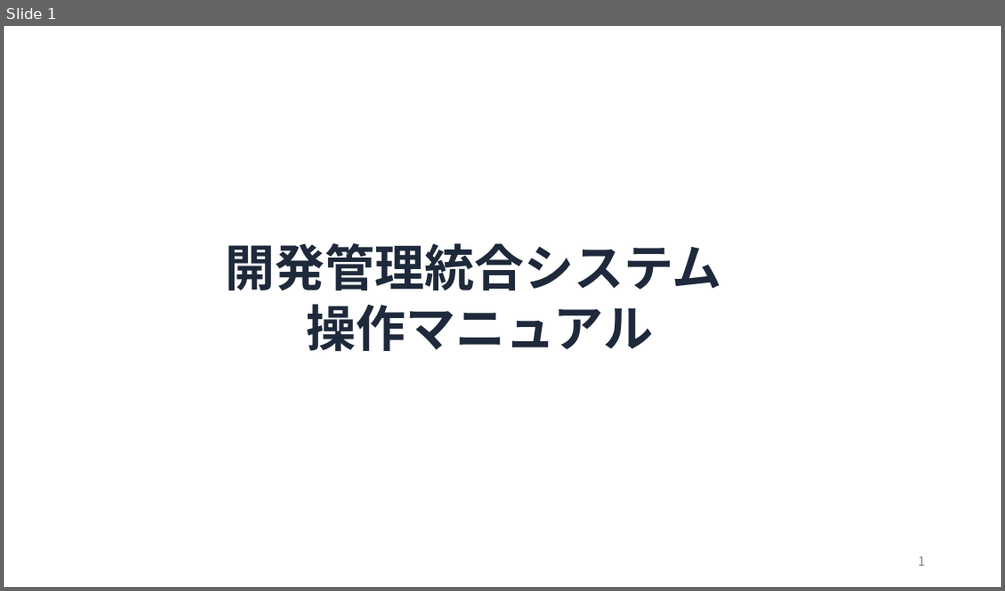
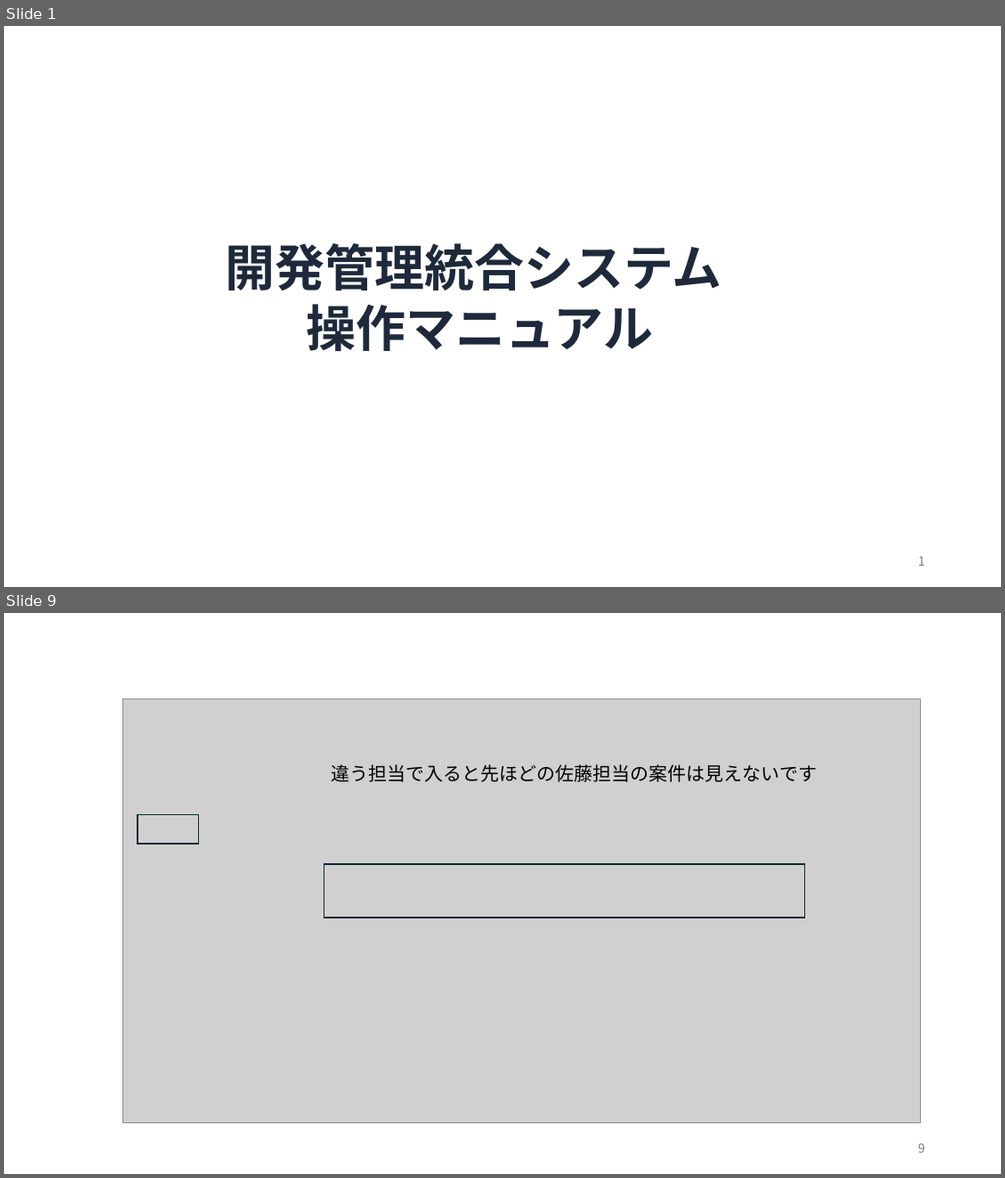
Before and after one commit to y-kagajapan/quest_1, a slide deck: doc/開発管理統合システム操作マニュアル.pptx. Shown one above the other, each under a label of ours: slide 1 before the commit, slides 1 and 9 after it; the slides between them are not shown. The pictures are 1005x591 and 1005x1178 pixels, drawn with LibreOffice and Linux fonts; fonts in the diff are those of the drawing; grey boxes stand for pictures; background and template pictures are left out. Boxes give left, top, right and bottom in pixels: in the first picture for what was removed or moved away, otherwise in the second. Text is boxed around its words. In the diff, an @@ line names an element or a change of style, - is before the commit and + after.

```diff
--- a/doc/開発管理統合システム操作マニュアル.pptx
+++ b/doc/開発管理統合システム操作マニュアル.pptx
@@ slide 9 added at (x1=4, y1=613, x2=1001, y2=1174), background #FFFFFF @@
@@ picture added at (x1=123, y1=698, x2=921, y2=1122) @@
@@ text added at (x1=332, y1=764, x2=817, y2=782), 18 pt, text #000000 @@
+違う担当で入ると先ほどの佐藤担当の案件は見えないです
@@ rectangle added at (x1=138, y1=815, x2=198, y2=844), outline #092A39 1.5 pt @@
@@ rectangle added at (x1=324, y1=864, x2=805, y2=918), outline #092A39 1.5 pt @@
@@ page number added at (x1=918, y1=1143, x2=925, y2=1152), 12 pt, text #797979 @@
+9
```
Also in this commit, not shown: 3 slides changed, 38 other slides added, 8 slides removed.
